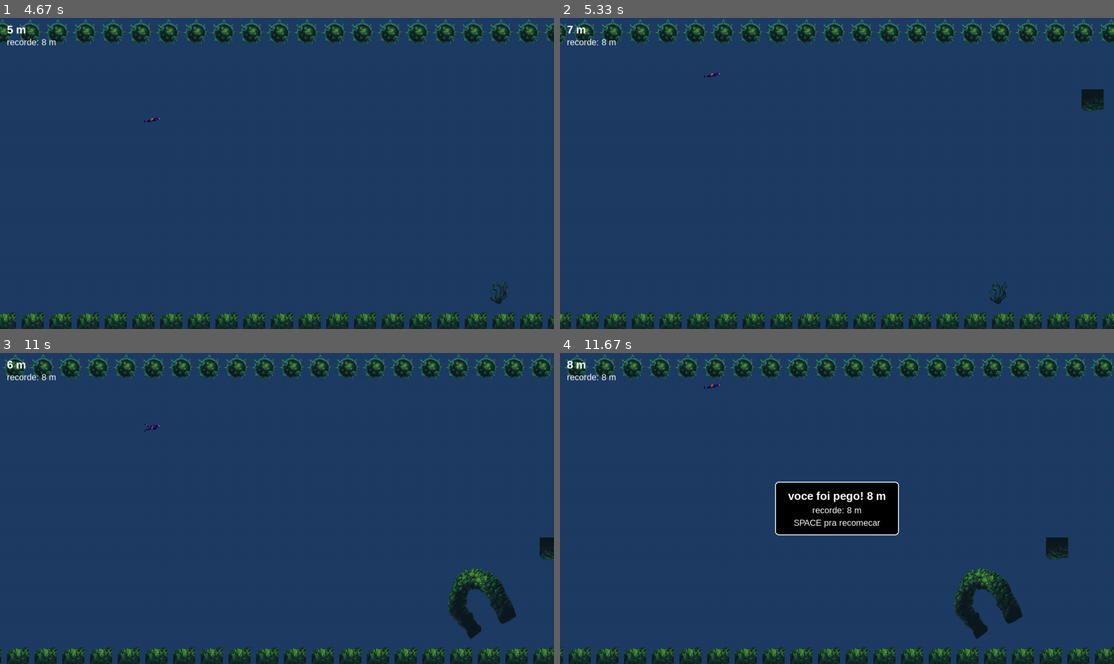
Above: before the commit, frames 1-4 (two rows, left to right).
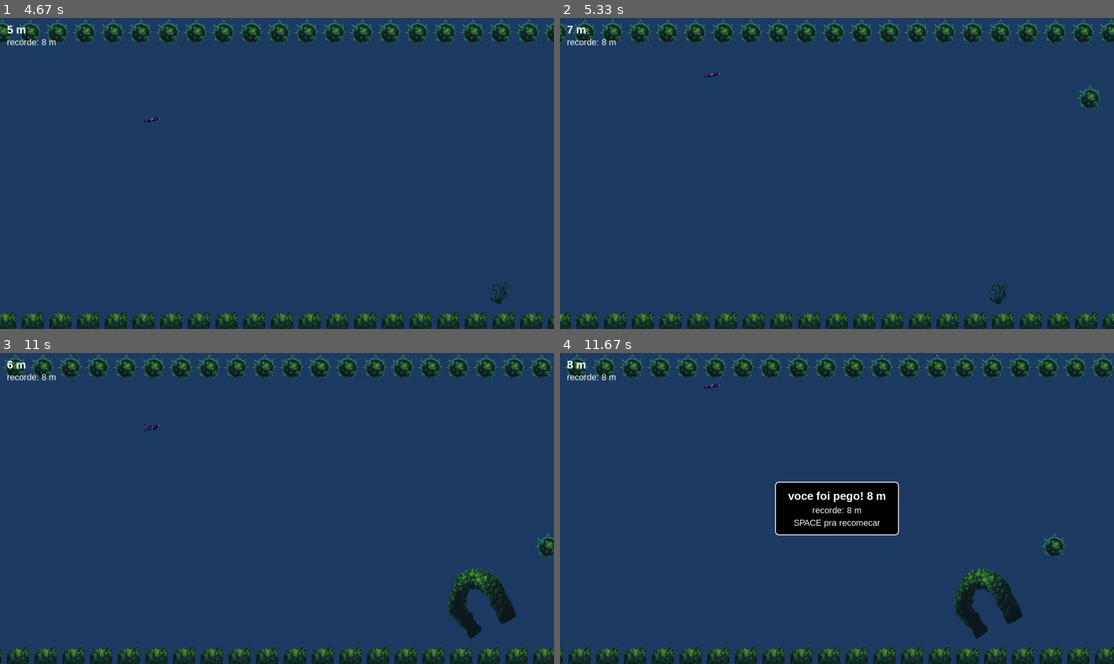
Above: after the commit, the same moments.

Repository: vitorllr/INF1034-3WB-2026.1
Game: pygame game, started from Entrega Individual 2 - Jogo Final/main.py
Two runs of this game, one before a commit and one after it. Both use one fixed random seed, a clock stepped at 60 frames per second and the inputs below.
Inputs:
- Up to frame 1 (4.67 s): tap Space at 0.33 s; hold Up 0.67-1.13 s; hold Up 1.17-1.47 s; hold Up 1.5-1.87 s; hold Up 1.9-2.2 s; hold Up 2.23-2.6 s; hold Up 2.63-2.93 s; hold Up 2.97-3.33 s; hold Up 3.37-3.67 s; hold Up 3.7-4.07 s; hold Up 4.1-4.4 s; hold Up from 4.43 s (still down)
- Up to frame 2 (5.33 s): release Up at 4.8 s; hold Up 4.83-5.13 s; hold Up from 5.17 s (still down)
- Up to frame 3 (11 s): release Up at 5.53 s; hold Up 5.57-5.87 s; hold Up 5.9-6.27 s; hold Up 6.3-6.6 s; hold Up 6.63-7 s; hold Up 7.03-7.33 s; hold Up 7.37-7.73 s; hold Up 7.77-8.07 s; hold Up 8.1-8.47 s; hold Up 8.5-8.8 s; hold Up 8.83-9.2 s; hold Up 9.23-9.53 s; hold Up 9.57-9.93 s; hold Up 9.97-10.27 s; hold Up 10.3-10.67 s; hold Up from 10.7 s (still down)
- Up to frame 4 (11.67 s): release Up at 11 s; hold Up 11.03-11.4 s; hold Up from 11.43 s (still down)

Frame 1 is identical in both runs. In frame 2, 0.2% of the frame differs, in the area x 93-99%, y 21-31%; in frame 3, 0.1%; in frame 4, 0.2%, in the area x 86-92%, y 57-67%.

Commit message:
ajustes visuais e collider nas decoracoes

Diff:
--- a/Entrega Individual 2 - Jogo Final/main.py
+++ b/Entrega Individual 2 - Jogo Final/main.py
@@ -31,10 +31,8 @@
 folha_tiles = carrega_imagem("tiles.png")
 sprite_mina = carrega_imagem("mine.png")
 
-tile_teto = pygame.transform.scale(sprite_mina, (TILE, TILE))
+tile_mina = pygame.transform.scale(sprite_mina, (TILE, TILE))
 tile_chao = recorte_escalado(folha_tiles, (0, 80, 80, 80), TILE)
-tile_rocha = recorte_escalado(folha_tiles, (0, 0, 80, 80), TILE)
-OBSTACULOS_SPRITES = [tile_teto, tile_rocha]
 
 TETO = TILE
 CHAO = ALTURA - TILE
@@ -145,13 +143,7 @@
     global proximo_obstaculo_x
     while distancia + LARGURA + TILE >= proximo_obstaculo_x:
         y = random.randint(TETO + 10, CHAO - TILE - 10)
-        obstaculos.append(
-            {
-                "x": proximo_obstaculo_x,
-                "y": float(y),
-                "sprite": random.choice(OBSTACULOS_SPRITES),
-            }
-        )
+        obstaculos.append({"x": proximo_obstaculo_x, "y": float(y)})
         proximo_obstaculo_x += max(220, 460 - distancia / 25)
 
 
@@ -232,13 +224,24 @@
         )
         if collider.colliderect(rect):
             return True
+    for decoracao in decoracoes:
+        sprite = decoracao["sprite"]
+        altura = sprite.get_height()
+        rect = pygame.Rect(
+            int(decoracao["x"] - distancia) + 8,
+            CHAO - altura + 14,
+            sprite.get_width() - 16,
+            altura - 16,
+        )
+        if collider.colliderect(rect):
+            return True
     return False
 
 
 def desenha_corredor():
     x = -int(distancia % TILE)
     while x < LARGURA:
-        screen.blit(tile_teto, (x, 0))
+        screen.blit(tile_mina, (x, 0))
         screen.blit(tile_chao, (x, CHAO))
         x += TILE
 
@@ -253,9 +256,7 @@
 
 def desenha_obstaculos():
     for obstaculo in obstaculos:
-        screen.blit(
-            obstaculo["sprite"], (int(obstaculo["x"] - distancia), int(obstaculo["y"]))
-        )
+        screen.blit(tile_mina, (int(obstaculo["x"] - distancia), int(obstaculo["y"])))
 
 
 def desenha_tubaroes():
